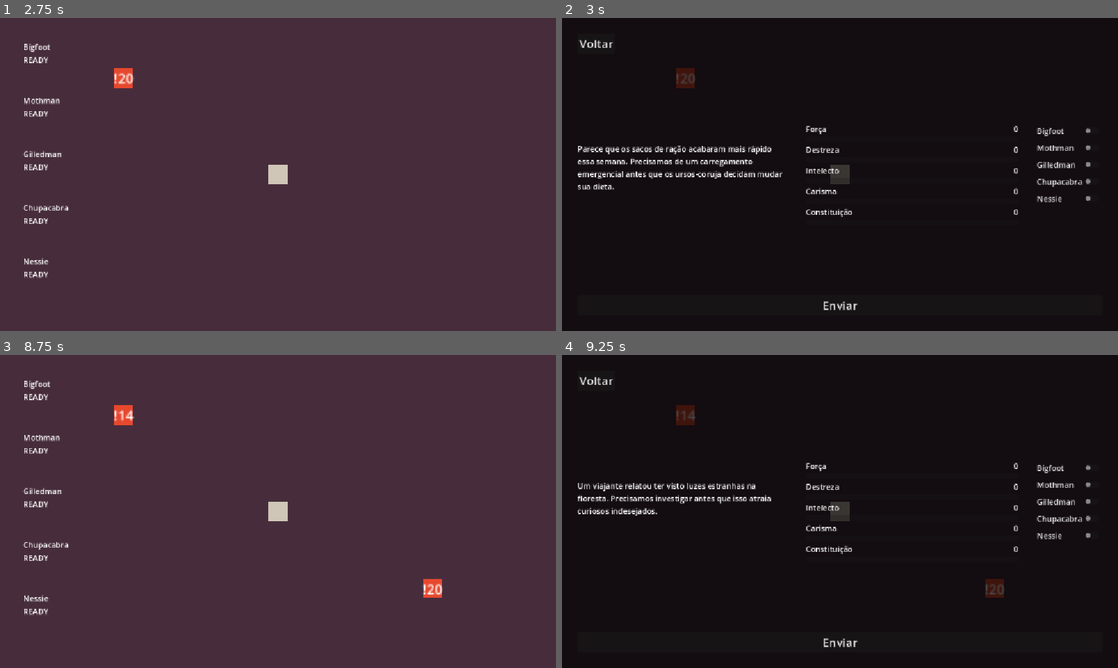
Above: before the commit, frames 1-4 (two rows, left to right).
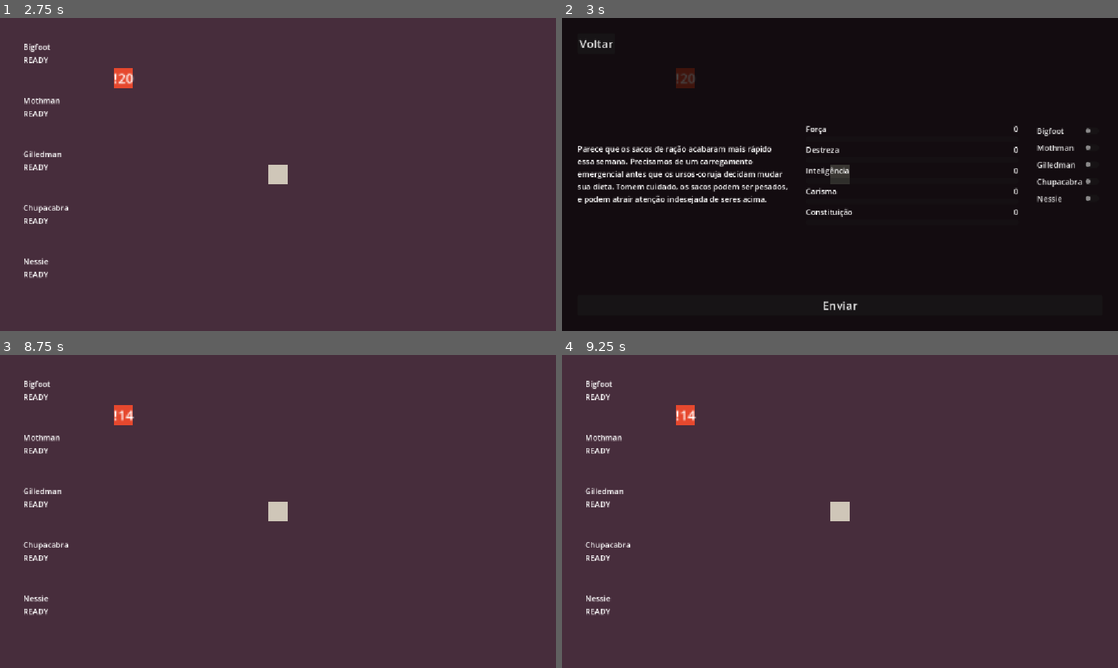
Above: after the commit, the same moments.

Repository: LucasFASouza/Dispacho
Game: Godot game, scene res://scenes/game.tscn
Same seed, same stepped clock (60 frames per second), same inputs: the game is played once before the commit and once after it.
Inputs (mouse positions are in pixels of both pictures, inside the frame that each line leads up to):
- Up to frame 1 (2.75 s): tap Enter at 0.5, 2 s; move the mouse to (400, 158) at 0.52 s; click (400, 158) at 0.67 s; tap Space at 1.25 s; move the mouse to (166, 190) at 1.27 s; click (166, 190) at 1.42 s; move the mouse to (333, 105) at 2.02 s; click (333, 105) at 2.17 s
- Up to frame 2 (3 s): tap Space at 2.75 s; move the mouse to (684, 77) at 2.77 s; click (684, 77) at 2.92 s
- Up to frame 3 (8.75 s): click "Voltar" at 3.5 s; tap Enter at 4.25 s; move the mouse to (444, 558) at 4.27 s; click (444, 558) at 4.42 s; tap Space at 5 s; move the mouse to (111, 464) at 5.02 s; click (111, 464) at 5.17 s; move the mouse to (305, 511) at 5.77 s; click (305, 511) at 5.92 s; move the mouse to (194, 433) at 6.52 s; click (194, 433) at 6.67 s; move the mouse to (400, 495) at 7.27 s; click (400, 495) at 7.42 s; move the mouse to (166, 527) at 8.02 s; click (166, 527) at 8.17 s
- Up to frame 4 (9.25 s): move the mouse to (995, 589) at 8.77 s; click (995, 589) at 8.92 s

Frame 1 is identical in both runs. In frame 2, 0.8% of the frame differs, in the area x 2-52%, y 47-60%; in frame 3, 0.2%; in frame 4, 99%, in the area x 0-100%, y 0-100%.

Commit message:
Refactor mission handling and UI components; update mission text structure, enhance mission resolution logic, and improve UI layout for better organization.

Diff:
--- a/scenes/game.tscn
+++ b/scenes/game.tscn
@@ -13,10 +13,10 @@
 anchor_top = 0.5
 anchor_right = 0.5
 anchor_bottom = 0.5
-offset_left = -184.0
-offset_top = -120.0
-offset_right = 192.0
-offset_bottom = 112.0
+offset_left = -120.0
+offset_top = -72.0
+offset_right = 120.0
+offset_bottom = 72.0
 grow_horizontal = 2
 grow_vertical = 2
 size_flags_horizontal = 3
@@ -84,32 +84,27 @@
 theme_override_constants/margin_right = 32
 theme_override_constants/margin_bottom = 32
 
-[node name="VBoxContainer" type="VBoxContainer" parent="UI/Menus/MarginContainer" unique_id=1772166096]
+[node name="MissionMenu" type="VBoxContainer" parent="UI/Menus/MarginContainer" unique_id=1830062204]
 layout_mode = 2
 size_flags_horizontal = 3
 size_flags_vertical = 3
+script = ExtResource("4_mmenu")
 
-[node name="BackButton" type="Button" parent="UI/Menus/MarginContainer/VBoxContainer" unique_id=1780709856]
+[node name="BackButton" type="Button" parent="UI/Menus/MarginContainer/MissionMenu" unique_id=1780709856]
 layout_mode = 2
 size_flags_horizontal = 0
 theme_override_font_sizes/font_size = 24
 text = "Voltar"
 
-[node name="MissionMenu" type="VBoxContainer" parent="UI/Menus/MarginContainer/VBoxContainer" unique_id=1830062204]
-layout_mode = 2
-size_flags_horizontal = 3
-size_flags_vertical = 3
-script = ExtResource("4_mmenu")
-
-[node name="Spacer" type="Control" parent="UI/Menus/MarginContainer/VBoxContainer/MissionMenu" unique_id=368501522]
+[node name="Spacer" type="Control" parent="UI/Menus/MarginContainer/MissionMenu" unique_id=368501522]
 layout_mode = 2
 size_flags_vertical = 3
 
-[node name="HBoxContainer" type="HBoxContainer" parent="UI/Menus/MarginContainer/VBoxContainer/MissionMenu" unique_id=1577580202]
+[node name="HBoxContainer" type="HBoxContainer" parent="UI/Menus/MarginContainer/MissionMenu" unique_id=1577580202]
 layout_mode = 2
 theme_override_constants/separation = 32
 
-[node name="Mission" type="Label" parent="UI/Menus/MarginContainer/VBoxContainer/MissionMenu/HBoxContainer" unique_id=8603947]
+[node name="Mission" type="Label" parent="UI/Menus/MarginContainer/MissionMenu/HBoxContainer" unique_id=8603947]
 custom_minimum_size = Vector2(0, 128)
 layout_mode = 2
 size_flags_horizontal = 3
@@ -117,18 +112,22 @@
 text = "Descrição da missão"
 autowrap_mode = 3
 
-[node name="ScoresBars" type="VBoxContainer" parent="UI/Menus/MarginContainer/VBoxContainer/MissionMenu/HBoxContainer" unique_id=2012719234]
+[node name="TargetScores" type="VBoxContainer" parent="UI/Menus/MarginContainer/MissionMenu/HBoxContainer" unique_id=2012719234]
 layout_mode = 2
 size_flags_horizontal = 3
 
-[node name="UnitSelector" type="VBoxContainer" parent="UI/Menus/MarginContainer/VBoxContainer/MissionMenu/HBoxContainer" unique_id=124632218]
+[node name="PlayerScores" type="VBoxContainer" parent="UI/Menus/MarginContainer/MissionMenu/HBoxContainer" unique_id=1200607921]
+layout_mode = 2
+size_flags_horizontal = 3
+
+[node name="UnitSelector" type="VBoxContainer" parent="UI/Menus/MarginContainer/MissionMenu/HBoxContainer" unique_id=124632218]
 layout_mode = 2
 
-[node name="Spacer2" type="Control" parent="UI/Menus/MarginContainer/VBoxContainer/MissionMenu" unique_id=1561942279]
+[node name="Spacer2" type="Control" parent="UI/Menus/MarginContainer/MissionMenu" unique_id=1561942279]
 layout_mode = 2
 size_flags_vertical = 3
 
-[node name="SendButton" type="Button" parent="UI/Menus/MarginContainer/VBoxContainer/MissionMenu" unique_id=520745672]
+[node name="SendButton" type="Button" parent="UI/Menus/MarginContainer/MissionMenu" unique_id=520745672]
 layout_mode = 2
 theme_override_font_sizes/font_size = 24
 text = "Enviar"
@@ -147,4 +146,4 @@
 [node name="Members" type="VBoxContainer" parent="UI/GUI" unique_id=1001872452]
 layout_mode = 2
 
-[connection signal="pressed" from="UI/Menus/MarginContainer/VBoxContainer/BackButton" to="UI" method="_on_back_button_pressed"]
+[connection signal="pressed" from="UI/Menus/MarginContainer/MissionMenu/BackButton" to="UI" method="_on_back_button_pressed"]
--- a/scripts/game.gd
+++ b/scripts/game.gd
@@ -12,11 +12,11 @@
 
 var _selected_mission: Mission = null
 var members = [
-  { "name": "Bigfoot",    "available": true, "state": "READY", "scores": {"STR": 3, "DEX": 2, "INT": 2, "CHA": 1, "CON": 1}},
-  { "name": "Mothman",    "available": true, "state": "READY", "scores": {"STR": 1, "DEX": 3, "INT": 2, "CHA": 2, "CON": 1}},
-  { "name": "Gilledman",  "available": true, "state": "READY", "scores": {"STR": 1, "DEX": 1, "INT": 3, "CHA": 2, "CON": 2}},
-  { "name": "Chupacabra", "available": true, "state": "READY", "scores": {"STR": 2, "DEX": 1, "INT": 1, "CHA": 3, "CON": 2}},
-  { "name": "Nessie",     "available": true, "state": "READY", "scores": {"STR": 2, "DEX": 2, "INT": 1, "CHA": 1, "CON": 3}},
+  { "name": "Bigfoot",    "available": true, "state": "READY", "scores": {"STR": 3, "DEX": 2, "INT": 1, "CHA": 1, "CON": 0}},
+  { "name": "Mothman",    "available": true, "state": "READY", "scores": {"STR": 0, "DEX": 3, "INT": 2, "CHA": 1, "CON": 1}},
+  { "name": "Gilledman",  "available": true, "state": "READY", "scores": {"STR": 1, "DEX": 0, "INT": 3, "CHA": 2, "CON": 1}},
+  { "name": "Chupacabra", "available": true, "state": "READY", "scores": {"STR": 1, "DEX": 1, "INT": 0, "CHA": 3, "CON": 2}},
+  { "name": "Nessie",     "available": true, "state": "READY", "scores": {"STR": 2, "DEX": 1, "INT": 1, "CHA": 0, "CON": 3}},
 ]
 
 var UnitScene: PackedScene = preload("res://scenes/unit.tscn")
@@ -27,26 +27,29 @@
 		"spawn_time": 2.0,
 		"deadline": 20.0,
 		"position": Vector2(-64, -40),
-		"text": "Parece que os sacos de ra\u00e7\u00e3o acabaram mais r\u00e1pido essa semana. Precisamos de um carregamento emergencial antes que os ursos-coruja decidam mudar sua dieta.",
-		"total_threshold": 6,
+		"mission_text": "Parece que os sacos de ra\u00e7\u00e3o acabaram mais r\u00e1pido essa semana. Precisamos de um carregamento emergencial antes que os ursos-coruja decidam mudar sua dieta. Tomem cuidado, os sacos podem ser pesados, e podem atrair atenção indesejada de seres acima.",
+		"success_text": "Os ursos-corujas terão seu jantar garantido pelos próximos dias.",
+		"error_text": "Parece que a carga foi derrubada pelo caminho... Alguém sabe se os ursos-coruja fazem dieta?",
 		"attr_thresholds": {"STR": 3},
 	},
 	{
-		"spawn_time": 8.0,
+		"spawn_time": 10.0,
 		"deadline": 20.0,
 		"position": Vector2(64, 32),
-		"text": "Um viajante relatou ter visto luzes estranhas na floresta. Precisamos investigar antes que isso atraia curiosos indesejados.",
-		"total_threshold": 5,
-		"attr_thresholds": {"INT": 3},
+		"mission_text": "Um ouriço azul está preso em cima de uma árvore. Ele parece estar com medo de descer. Precisamos de alguém para acalmá-lo e ajudá-lo a descer em segurança.",
+		"success_text": "O ouriço foi salvo e saiu correndo... estranhamento rápido.",
+		"error_text": "O ouriço foi assustado e entrou em super-nova. Ele não é mais um problema, mas também não é mais um ouriço.",
+		"attr_thresholds": {"CHA": 3},
 	},
 	{
-		"spawn_time": 15.0,
-		"deadline": 10.0,
+		"spawn_time": 18.0,
+		"deadline": 20.0,
 		"position": Vector2(0, 48),
-		"text": "Os aldeoes estao em panico. Um som gutural ecoa do pântano toda meia-noite. Alguem precisa ir convencer eles de que é inofensivo.",
-		"total_threshold": 7,
-		"attr_thresholds": {"CHA": 4},
-	},
+		"mission_text": "O som de goblins chorando por não conseguirem resolver cubos-mágicos está incomodando a fauna local. Como foi que eles conseguiram os cubos, aliás?",
+		"success_text": "O algoritmo de resolução de cubos-mágicos foi ensinado didáticamente. Paulo Freire estaria orgulhoso.",
+		"error_text": "Aparentemente aqueles objetos geométricos mágicos são difíceis de resolver para uma grande gama de espécies.",
+		"attr_thresholds": {"INT": 3},
+	}
 ]
 
 var _spawn_timers: Array = []
@@ -55,6 +58,7 @@
 	ui.closed.connect(_on_ui_closed)
 	ui.menu_opened.connect(_on_menu_opened)
 	ui.send_pressed.connect(_on_send_pressed)
+	ui.ok_pressed.connect(_on_ok_pressed)
 	for data in mission_queue:
 		_spawn_timers.append({"remaining": data["spawn_time"], "data": data})
 	set_process(true)
@@ -70,22 +74,33 @@
 
 func _spawn_mission(data: Dictionary) -> void:
 	var mission := MissionScene.instantiate() as Mission
-	mission.mission_text = data["text"]
-	mission.total_score_threshold = data["total_threshold"]
+	mission.mission_text = data["mission_text"]
+	mission.success_text = data.get("success_text", "")
+	mission.fail_text = data.get("error_text", "")
 	mission.attribute_thresholds = data["attr_thresholds"]
 	mission.deadline_seconds = data["deadline"]
 	mission.position = data["position"]
 	missions_root.add_child(mission)
-	mission.selected.connect(_on_mission_selected.bind(mission))
+	mission.selected.connect(_on_mission_selected)
 
 
-func _on_mission_selected(text: String, mission: Mission) -> void:
-	_selected_mission = mission
-	ui.show_mission(text)
+func _on_mission_selected(mission: Mission) -> void:
+	if mission.done:
+		ui.show_review(mission)
+	else:
+		_selected_mission = mission
+		ui.show_active(mission)
 
 
 func _on_menu_opened() -> void:
 	get_tree().paused = true
+
+
+func _on_ok_pressed(mission: Mission) -> void:
+	ui.hide_overlay_silent()
+	get_tree().paused = false
+	if is_instance_valid(mission):
+		mission.confirm()
 
 
 func _on_ui_closed() -> void:
--- a/scripts/mission.gd
+++ b/scripts/mission.gd
@@ -1,16 +1,16 @@
 extends Area2D
 class_name Mission
 
-signal selected(text: String)
+signal selected(mission: Mission)
+signal resolved(success: bool)
 
 @export var mission_text := "Parece que os sacos de ração acabaram mais rápido essa semana. Precisamos de um carregamento emergencial antes que os ursos-coruja decidam mudar sua dieta.\nTomem cuidado, os sacos podem ser pesados, e podem atrair atenção indesejada de seres acima."
-@export var total_score_threshold: int = 18
+@export var success_text: String = ""
+@export var fail_text: String = ""
 @export var attribute_thresholds: Dictionary = {}
-@export var resolve_seconds: float = 3.0
+@export var resolve_seconds: float = 5.0
 @export var feedback_seconds: float = 2.0
 @export var deadline_seconds: float = 30.0
-
-signal resolved(success: bool)
 
 @onready var collision: CollisionShape2D = $CollisionShape2D
 @onready var label: Label = $Label
@@ -21,7 +21,12 @@
 var _resolving: bool = false
 var _deadline_countdown: float = 0.0
 var _deadline_active: bool = false
+
 var expired: bool = false
+var done: bool = false
+var resolved_success: bool = false
+var player_totals: Dictionary = {}
+
 
 func _ready() -> void:
 	if deadline_seconds > 0:
@@ -29,21 +34,6 @@
 		_deadline_active = true
 		set_process(true)
 
-func set_interactable(v: bool) -> void:
-	_interactable = v
-	input_pickable = v
-	if collision:
-		collision.disabled = !v
-
-func start_resolve(members: Array) -> bool:
-	if expired:
-		return false
-	_deadline_active = false
-	_resolve_members = members
-	_resolve_countdown = resolve_seconds
-	_resolving = true
-	set_process(true)
-	return true
 
 func _process(delta: float) -> void:
 	if _resolving:
@@ -62,15 +52,40 @@
 			set_process(false)
 			_on_deadline_expired()
 
+
+# --- Public API ---
+
+func set_interactable(v: bool) -> void:
+	_interactable = v
+	input_pickable = v
+	if collision:
+		collision.disabled = !v
+
+func start_resolve(members: Array) -> bool:
+	if expired:
+		return false
+	_deadline_active = false
+	_resolve_members = members
+	_resolve_countdown = resolve_seconds
+	_resolving = true
+	set_process(true)
+	return true
+
+func confirm() -> void:
+	queue_free()
+	if not expired:
+		resolved.emit(resolved_success)
+
+
+# --- Resolution ---
+
 func _on_deadline_expired() -> void:
 	expired = true
-	_interactable = false
-	input_pickable = false
-	if collision:
-		collision.disabled = true
+	done = true
+	resolved_success = false
 	label.text = "X("
-	get_tree().create_timer(feedback_seconds).timeout.connect(queue_free)
 	resolved.emit(false)
+	set_interactable(true)
 
 func _do_resolve() -> void:
 	var totals := {}
@@ -78,24 +93,24 @@
 		for attr in member["scores"]:
 			totals[attr] = totals.get(attr, 0) + member["scores"][attr]
 
-	var total := 0
-	for attr in totals:
-		total += totals[attr]
+	var success = true
+	for attr in attribute_thresholds:
+		if totals.get(attr, 0) < attribute_thresholds[attr]:
+			success = false
+			break
 
-	var success := total >= total_score_threshold
-	if success:
-		for attr in attribute_thresholds:
-			if totals.get(attr, 0) < attribute_thresholds[attr]:
-				success = false
-				break
+	done = true
+	resolved_success = success
+	player_totals = totals
+	label.text = ":D" if success else "X("
+	set_interactable(true)
 
-	label.text = ":D" if success else "X("
-	get_tree().create_timer(feedback_seconds).timeout.connect(queue_free)
-	resolved.emit(success)
+
+# --- Input ---
 
 func _on_input_event(_viewport: Node, event: InputEvent, _shape_idx: int) -> void:
 	if !_interactable:
 		return
 
 	if event is InputEventMouseButton and event.button_index == MOUSE_BUTTON_LEFT and event.pressed:
-		selected.emit(mission_text)
+		selected.emit(self)
--- a/scripts/mission_menu.gd
+++ b/scripts/mission_menu.gd
@@ -2,21 +2,27 @@
 class_name MissionMenu
 
 signal send_pressed(members: Array)
+signal ok_pressed(mission: Mission)
 
 @onready var mission_label: Label = $HBoxContainer/Mission
 @onready var unit_selector: VBoxContainer = $HBoxContainer/UnitSelector
 @onready var send_button: Button = $SendButton
-@onready var scores_bars: VBoxContainer = $HBoxContainer/ScoresBars
+@onready var player_scores: VBoxContainer = $HBoxContainer/PlayerScores
+@onready var target_scores: VBoxContainer = $HBoxContainer/TargetScores
 
-const ATTR_LABELS := {"STR": "Força", "DEX": "Destreza", "INT": "Intelecto", "CHA": "Carisma", "CON": "Constituição"}
-const ATTR_MAX := 20
+const ATTR_LABELS := {"STR": "Força", "DEX": "Destreza", "INT": "Inteligência", "CHA": "Carisma", "CON": "Constituição"}
+const ATTR_MAX := 10
 const AttContainerScene := preload("res://scenes/att_container.tscn")
 
 var _att_containers: Dictionary = {}
+var _current_mission: Mission = null
+var _in_review: bool = false
+
 
 func _ready() -> void:
 	send_button.pressed.connect(_on_send_button_pressed)
 	visible = false
+
 	var game: Node = get_tree().get_root().get_node("Game")
 
 	for member in game.members:
@@ -27,13 +33,84 @@
 
 	for attr in ATTR_LABELS:
 		var container := AttContainerScene.instantiate()
-		scores_bars.add_child(container)
+		player_scores.add_child(container)
 		container.setup(ATTR_LABELS[attr], ATTR_MAX)
 		_att_containers[attr] = container
+
 	game.member_availability_changed.connect(_refresh_checkboxes)
 	_update_scores()
 
+
+# --- Display ---
+
+func show_active(mission: Mission) -> void:
+	_in_review = false
+	_current_mission = null
+
+	mission_label.text = mission.mission_text
+	unit_selector.visible = true
+	target_scores.visible = false
+	send_button.text = "Enviar"
+	send_button.visible = true
+
+	# rebuild player_scores containers (may have been freed by a previous review)
+	for child in player_scores.get_children():
+		child.queue_free()
+	_att_containers.clear()
+	for attr in ATTR_LABELS:
+		var container := AttContainerScene.instantiate()
+		player_scores.add_child(container)
+		container.setup(ATTR_LABELS[attr], ATTR_MAX)
+		_att_containers[attr] = container
+	player_scores.visible = true
+
+	for child in unit_selector.get_children():
+		if child is CheckButton:
+			child.button_pressed = false
+	_update_scores()
+	visible = true
+
+func show_review(mission: Mission) -> void:
+	_in_review = true
+	_current_mission = mission
+
+	var result_text: String = mission.success_text if mission.resolved_success else mission.fail_text
+	mission_label.text = result_text if result_text != "" else mission.mission_text
+	unit_selector.visible = false
+	send_button.text = "OK"
+	send_button.visible = true
+
+	for child in player_scores.get_children():
+		child.queue_free()
+	for attr in ATTR_LABELS:
+		var container := AttContainerScene.instantiate()
+		player_scores.add_child(container)
+		container.setup(ATTR_LABELS[attr], ATTR_MAX)
+		container.set_score(mission.player_totals.get(attr, 0))
+	player_scores.visible = true
+
+	for child in target_scores.get_children():
+		child.queue_free()
+	for attr in ATTR_LABELS:
+		var threshold: int = mission.attribute_thresholds.get(attr, 0)
+		if threshold > 0:
+			var container := AttContainerScene.instantiate()
+			target_scores.add_child(container)
+			container.setup(ATTR_LABELS[attr], ATTR_MAX)
+			container.set_score(threshold)
+	target_scores.visible = true
+
+	visible = true
+
+func hide_mission() -> void:
+	visible = false
+
+
+# --- Scores ---
+
 func _update_scores() -> void:
+	if _in_review:
+		return
 	var totals := {}
 	for attr in ATTR_LABELS:
 		totals[attr] = 0
@@ -46,14 +123,6 @@
 	for attr in ATTR_LABELS:
 		_att_containers[attr].set_score(totals[attr])
 
-func show_mission(text: String) -> void:
-	mission_label.text = text
-	for child in unit_selector.get_children():
-		if child is CheckButton:
-			child.button_pressed = false
-	_update_scores()
-	visible = true
-
 func _refresh_checkboxes() -> void:
 	var game: Node = get_tree().get_root().get_node("Game")
 	var children := unit_selector.get_children()
@@ -63,10 +132,13 @@
 			(children[i] as CheckButton).button_pressed = false
 	_update_scores()
 
-func hide_mission() -> void:
-	visible = false
+
+# --- Buttons ---
 
 func _on_send_button_pressed() -> void:
+	if _in_review:
+		ok_pressed.emit(_current_mission)
+		return
 	var selected := []
 	var game: Node = get_tree().get_root().get_node("Game")
 	var children := unit_selector.get_children()
--- a/scripts/ui.gd
+++ b/scripts/ui.gd
@@ -4,10 +4,10 @@
 signal closed
 signal menu_opened
 signal send_pressed(members: Array)
+signal ok_pressed(mission: Mission)
 
 @onready var menus: Control = $Menus
-@onready var mission_menu: MissionMenu = $Menus/MarginContainer/VBoxContainer/MissionMenu
-
+@onready var mission_menu: MissionMenu = $Menus/MarginContainer/MissionMenu
 @onready var gui: MarginContainer = $GUI
 @onready var members_container: VBoxContainer = $GUI/Members
 
@@ -15,11 +15,14 @@
 
 var _member_state_labels: Array = []
 
+
 func _ready() -> void:
 	process_mode = Node.PROCESS_MODE_ALWAYS
 	hide_overlay_silent()
 
 	mission_menu.send_pressed.connect(func(members): send_pressed.emit(members))
+	mission_menu.ok_pressed.connect(func(mission): ok_pressed.emit(mission))
+
 	var game: Node = get_tree().get_root().get_node("Game")
 	for member in game.members:
 		var node := MemberUIScene.instantiate()
@@ -28,6 +31,29 @@
 		_member_state_labels.append(node.get_node("MemberState"))
 	game.member_state_changed.connect(_refresh_member_states)
 	_refresh_member_states()
+
+
+# --- Overlay ---
+
+func show_active(mission: Mission) -> void:
+	menus.visible = true
+	gui.visible = false
+	mission_menu.show_active(mission)
+	menu_opened.emit()
+
+func show_review(mission: Mission) -> void:
+	menus.visible = true
+	gui.visible = false
+	mission_menu.show_review(mission)
+	menu_opened.emit()
+
+func hide_overlay_silent() -> void:
+	menus.visible = false
+	gui.visible = true
+	mission_menu.hide_mission()
+
+
+# --- Member States ---
 
 func _refresh_member_states() -> void:
 	var game: Node = get_tree().get_root().get_node("Game")
@@ -38,16 +64,8 @@
 			text += " - " + str(int(m["countdown"])) + "s"
 		_member_state_labels[i].text = text
 
-func show_mission(text: String) -> void:
-	menus.visible = true
-	gui.visible = false
-	mission_menu.show_mission(text)
-	menu_opened.emit()
 
-func hide_overlay_silent() -> void:
-	menus.visible = false
-	gui.visible = true
-	mission_menu.hide_mission()
+# --- Buttons ---
 
 func _on_back_button_pressed() -> void:
 	hide_overlay_silent()
--- a/scripts/unit.gd
+++ b/scripts/unit.gd
@@ -4,7 +4,7 @@
 signal arrived
 signal returned_home
 
-@export var speed: float = 40.0  # ajuste como quiser (px/s)
+@export var speed: float = 20.0
 @onready var label: Label = $Label
 
 var _home_pos: Vector2
